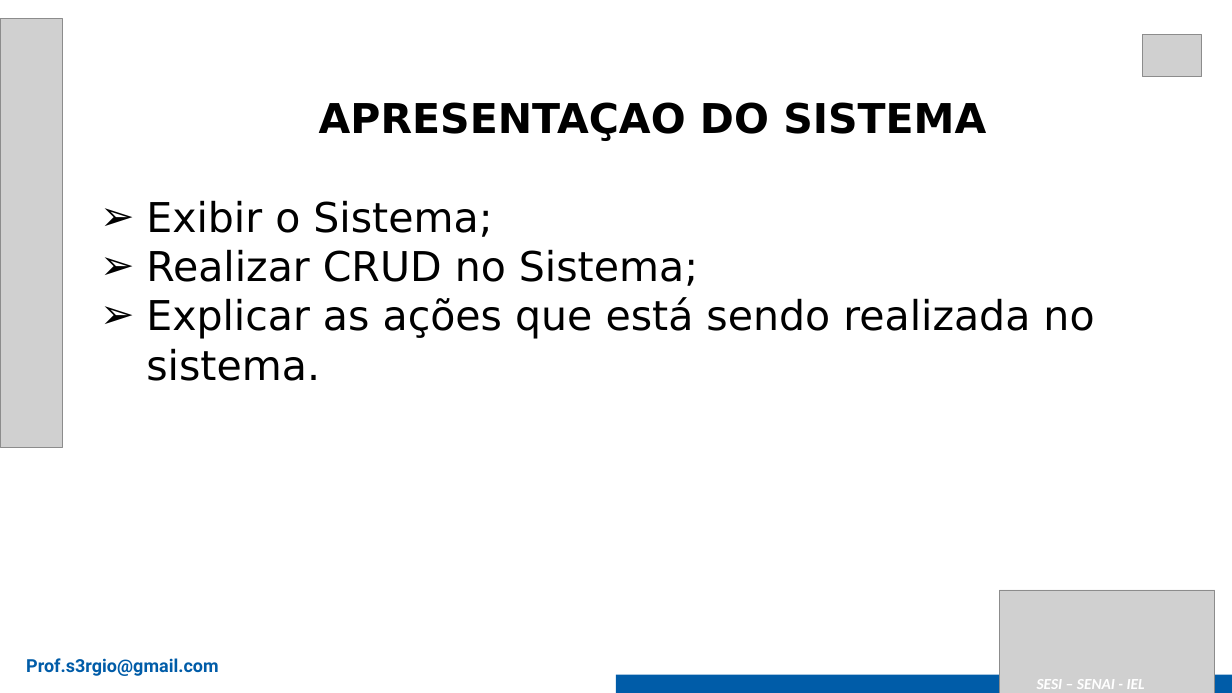
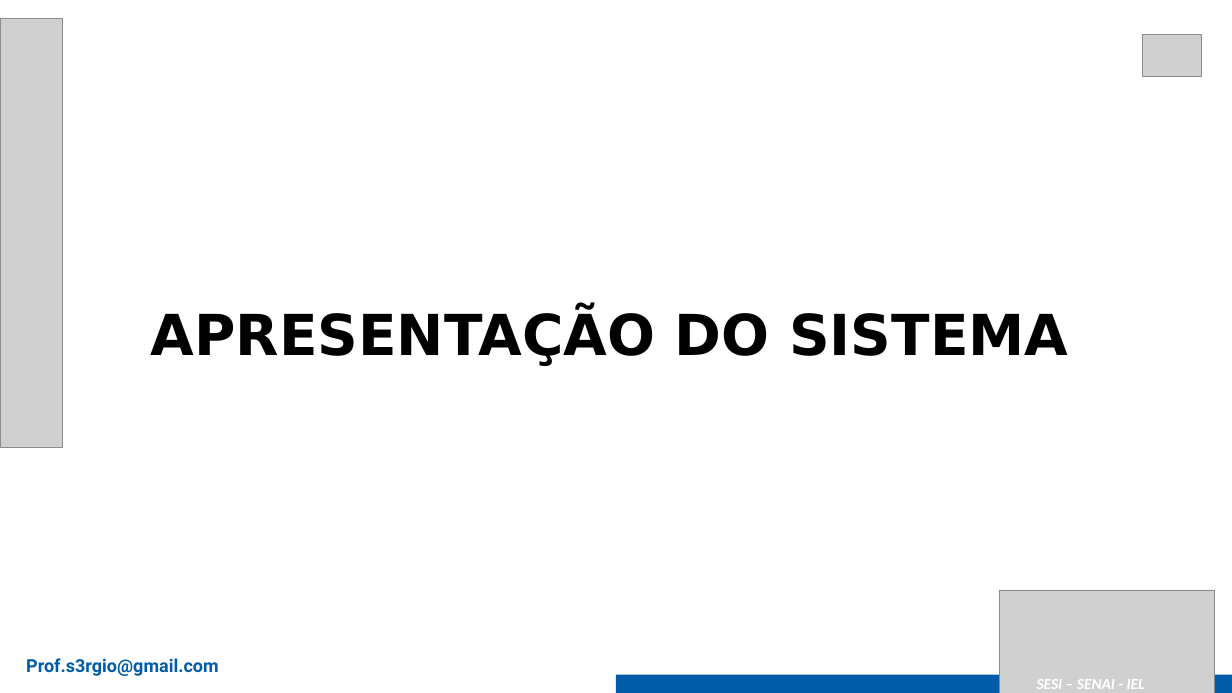
Before and after one commit to gustavotobler/SA_PADARIAALEMAO, a slide deck: slide 8 of 2025_Modelo Apresentação Senai - SA.pptx (slide 7 before the commit). Drawn at 1232x693 pixels with LibreOffice and Linux fonts; fonts in the diff are those of the drawing; grey boxes stand for pictures. Boxes give left, top, right and bottom in pixels: in the first picture for what was removed or moved away, otherwise in the second. Text is boxed around its words. In the diff, an @@ line names an element or a change of style, - is before the commit and + after.

```diff
--- a/2025_Modelo Apresentação Senai - SA.pptx
+++ b/2025_Modelo Apresentação Senai - SA.pptx
@@ text at [151,309,1068,366]: text changed; size 32 to 44 pt; bold on @@
-APRESENTAÇAO DO SISTEMA
-➢ Exibir o Sistema;
-➢ Realizar CRUD no Sistema;
-➢ Explicar as ações que está sendo realizada no sistema.
+APRESENTAÇÃO DO SISTEMA
```
Also in this commit, not shown: 2 other slides changed, 1 slide added.
